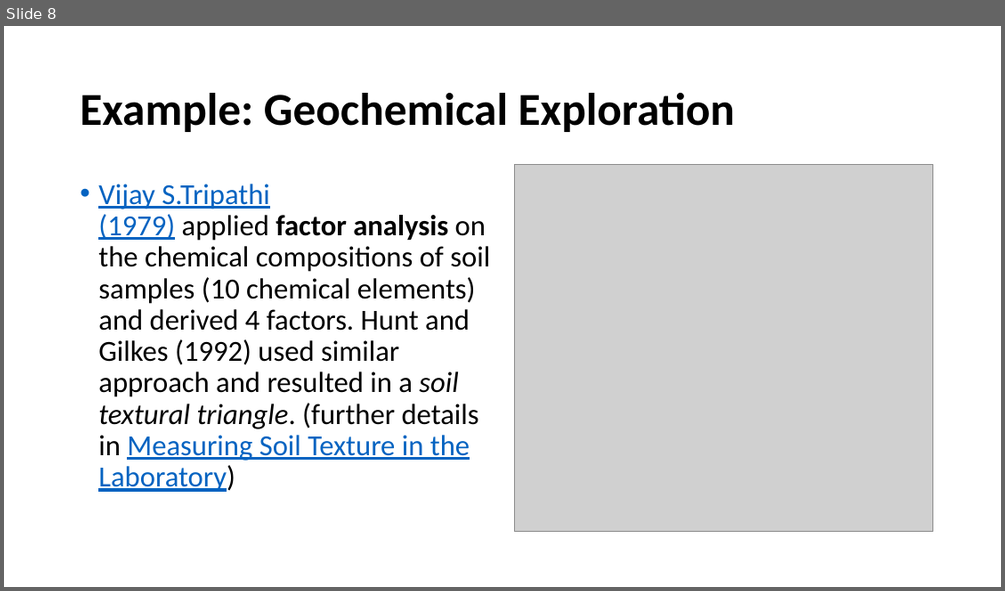
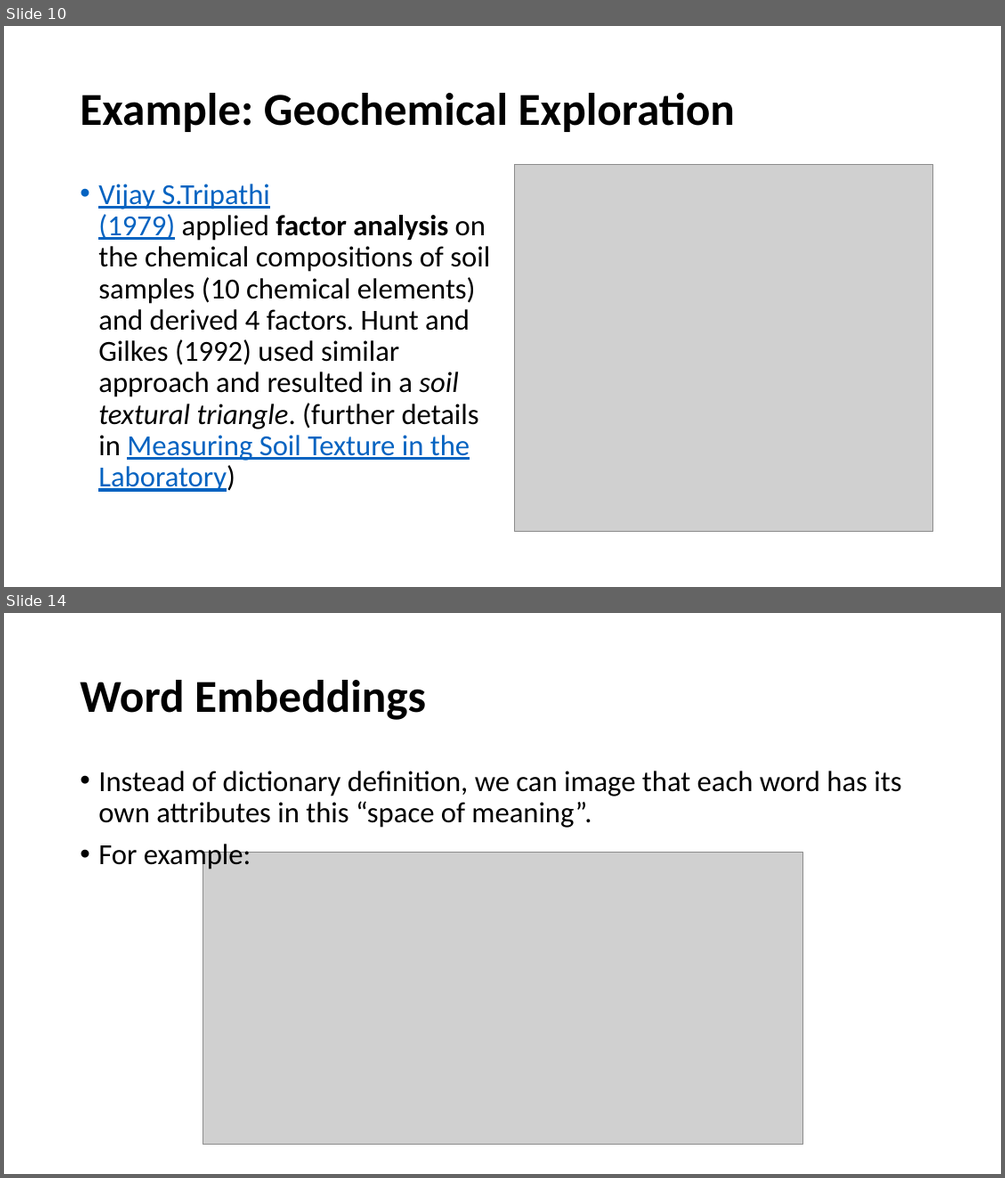
Before and after one commit to tingsyo/course_2020Q3_representation_learning, a slide deck: notebooks/03_Latent_variable_theory.pptx. Shown one above the other, each under a label of ours: slide 8 before the commit, slides 10 and 14 after it; the slides between them are not shown. The pictures are 1005x591 and 1005x1178 pixels, drawn with LibreOffice and Linux fonts; fonts in the diff are those of the drawing; grey boxes stand for pictures. Boxes give left, top, right and bottom in pixels: in the first picture for what was removed or moved away, otherwise in the second. Text is boxed around its words. In the diff, an @@ line names an element or a change of style, - is before the commit and + after.

```diff
--- a/notebooks/03_Latent_variable_theory.pptx
+++ b/notebooks/03_Latent_variable_theory.pptx
@@ slide 14 added at [4, 613, 1001, 1174], background #FFFFFF @@
@@ title added at [80, 680, 426, 720], 44 pt, text #000000, bold @@
+Word Embeddings
@@ text added at [98, 771, 901, 871], 28 pt, text #000000 @@
+• Instead of dictionary definition, we can image that each word has its own attributes in this “space of meaning”.
+• For example:
@@ picture added at [202, 852, 802, 1144] @@
@@ what was slide 8 is now slide 10 @@
```
Also in this commit, not shown: 2 slides changed, 6 other slides added.
